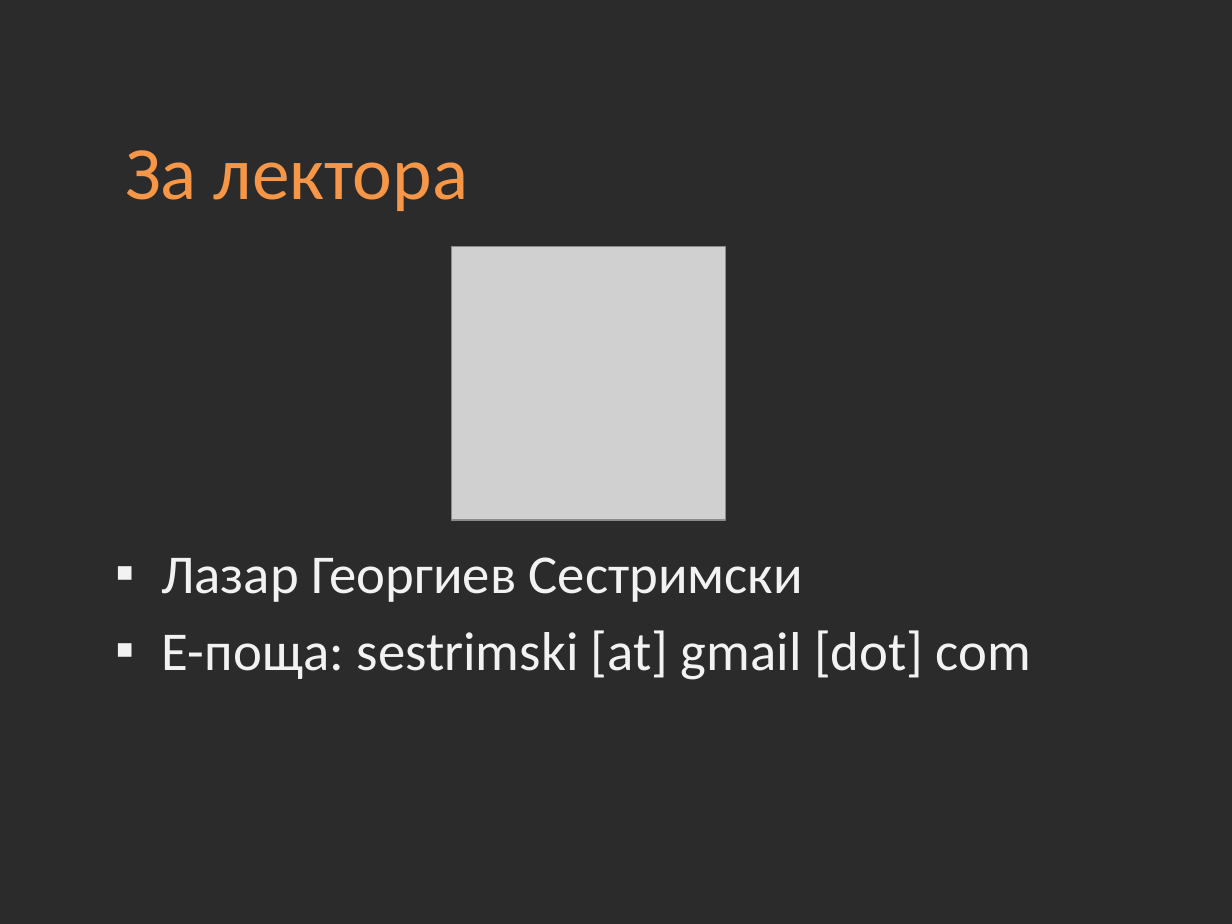
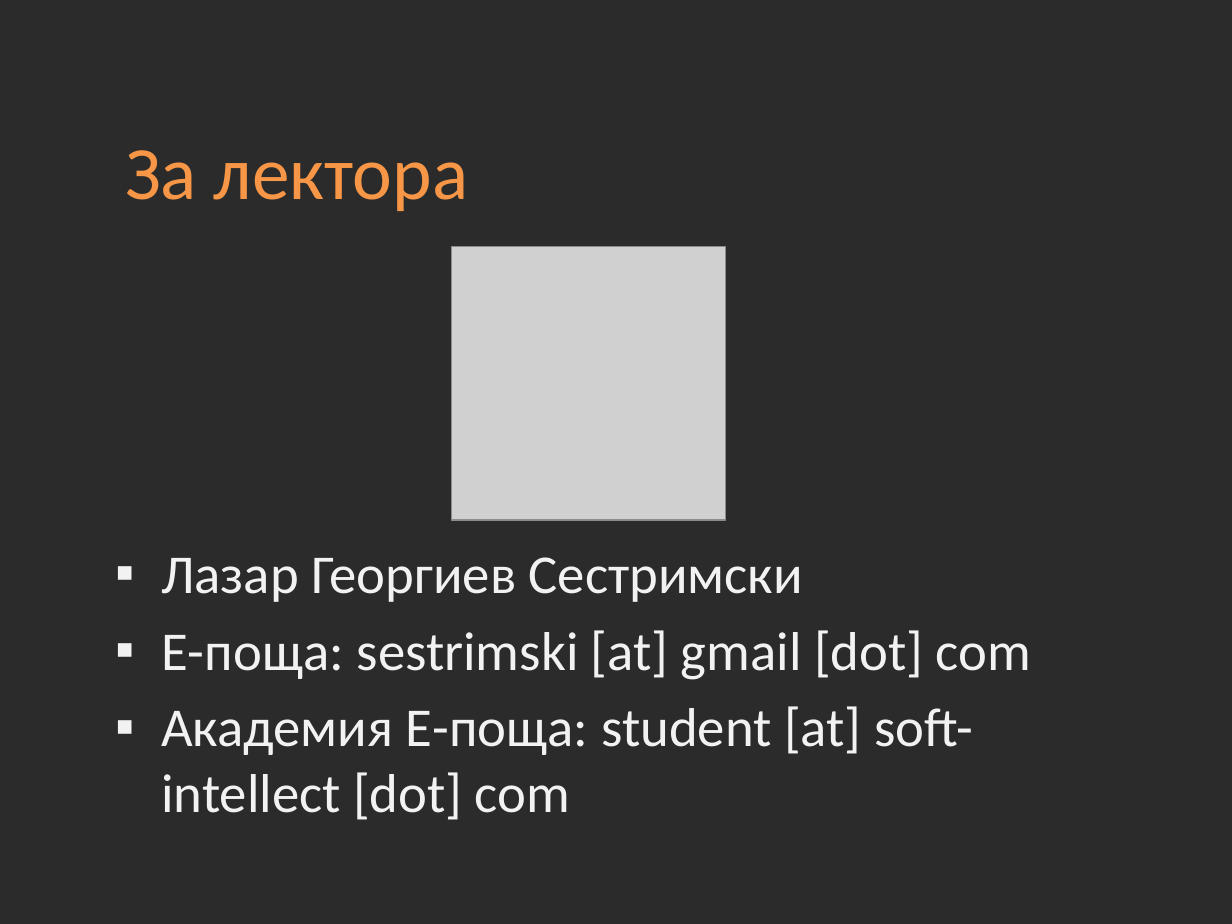
Before and after one commit to Academy-Soft-Intellect/Java-Course, a slide deck: slide 5 of 01-Introduction-into-Course.pptx. Drawn at 1232x924 pixels with LibreOffice and Linux fonts; fonts in the diff are those of the drawing; grey boxes stand for pictures; background and template pictures are left out; a plain dark background stands for a picture behind light text. Boxes give left, top, right and bottom in pixels: in the first picture for what was removed or moved away, otherwise in the second. Text is boxed around its words. In the diff, an @@ line names an element or a change of style, - is before the commit and + after.

Commit message:
- Updated presentation by adding new e-mail
- Added dummy file

```diff
--- a/01-Introduction-into-Course.pptx
+++ b/01-Introduction-into-Course.pptx
@@ text at [161, 706, 973, 820]: paragraph added @@
+▪ Академия Е-поща: student [at] soft-intellect [dot] com
```
Also in this commit, not shown: 1 other file.
